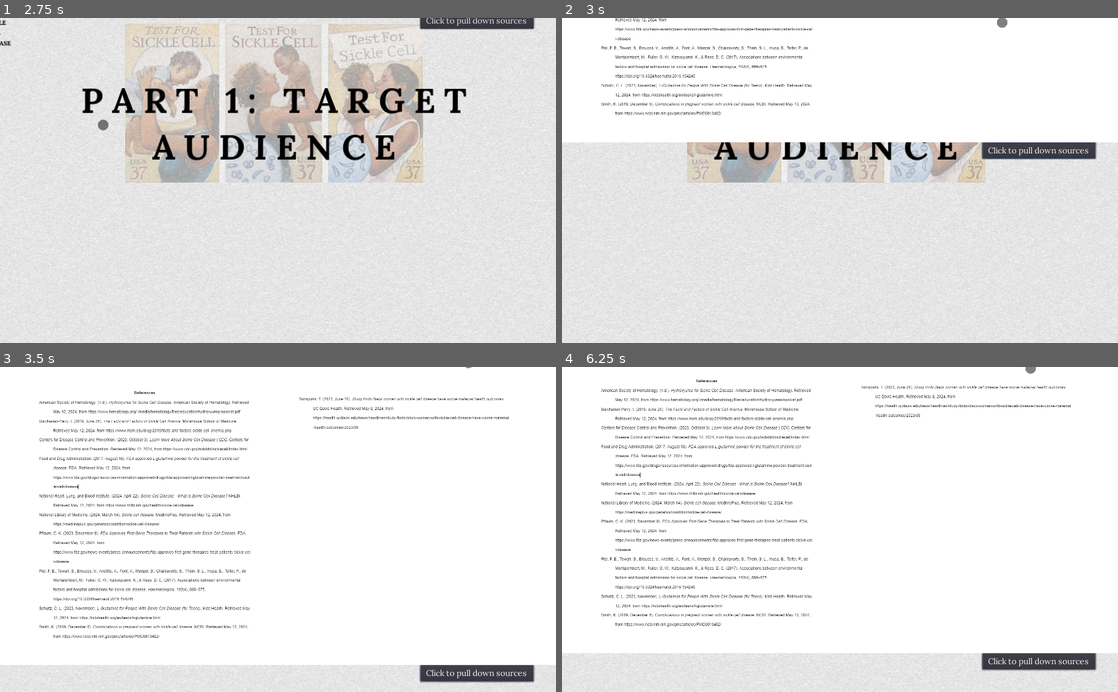
Above: before the commit, frames 1-4 (two rows, left to right).
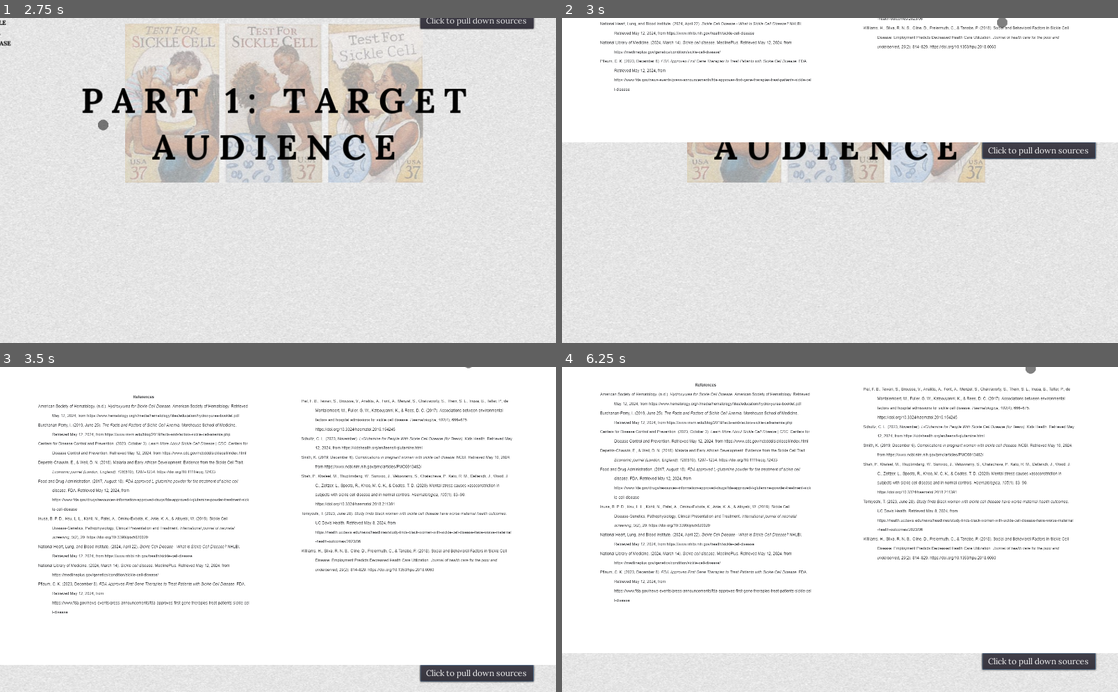
Above: after the commit, the same moments.

Repository: pengink/SCDPresentation
Game: Godot game, scene res://Main.tscn
The game is run twice, just before and just after one commit, with the same random seed, the same clock (stepped at 60 frames per second) and the same inputs.
Inputs (mouse positions are in pixels of both pictures, inside the frame that each line leads up to):
- Up to frame 1 (2.75 s): tap Enter at 0.5 s; move the mouse to (250, 245) at 0.52 s; press the mouse at (250, 245) at 0.53 s; move the mouse to (444, 229) at 1.27 s; release the mouse at (444, 229) at 1.28 s; click (444, 229) at 1.35 s; move the mouse to (111, 131) at 2.02 s; hold Mouse wheel down (scroll_down) from 2.03 s (still down); click (111, 131) at 2.3 s
- Up to frame 2 (3 s): release Mouse wheel down (scroll_down) at 2.75 s; click "Click to pull down sources" at 2.75 s
- Up to frame 3 (3.5 s): no input
- Up to frame 4 (6.25 s): click "Click to pull down sources" at 3.5 s; click "Click to pull up sources" at 4.25 s; click "Click to pull up sources" at 5 s; click "Click to pull down sources" at 5.75 s

Frame 1 is identical in both runs. In frame 2, 3.1% of the frame differs, in the area x 6-92%, y 0-31%; in frame 3, 11%; in frame 4, 11%, in the area x 6-93%, y 3-80%.

Commit message:
citations fixed

Diff:
--- a/GUI.tscn
+++ b/GUI.tscn
@@ -1613,7 +1613,6 @@
 
 [node name="GUI" type="CanvasLayer"]
 script = ExtResource( 2 )
-can_scroll = true
 
 [node name="AnimationPlayer" type="AnimationPlayer" parent="."]
 root_node = NodePath("../StartUp")
@@ -1830,10 +1829,6 @@
 rect_scale = Vector2( 0.25, 0.25 )
 texture = ExtResource( 15 )
 
-[node name="CitationsPage" type="Control" parent="."]
-margin_right = 1024.0
-margin_bottom = 580.0
-
 [node name="Continue" type="Label" parent="."]
 visible = false
 modulate = Color( 0, 0, 0, 1 )
@@ -2028,8 +2023,9 @@
 mouse_filter = 1
 
 [node name="Citations" type="Control" parent="Tips"]
+margin_top = -35.0
 margin_right = 40.0
-margin_bottom = 39.9998
+margin_bottom = 4.99982
 
 [node name="Button" type="Button" parent="Tips/Citations"]
 anchor_left = 0.5
@@ -2067,79 +2063,107 @@
 [node name="Panel" type="Panel" parent="Tips/Citations/Panel"]
 modulate = Color( 0, 0, 0, 0 )
 margin_left = 68.0
-margin_top = 61.0
+margin_top = 68.0
 margin_right = 461.0
-margin_bottom = 88.0
+margin_bottom = 95.0
 
 [node name="Panel2" type="Panel" parent="Tips/Citations/Panel"]
 modulate = Color( 0, 0, 0, 0 )
 margin_left = 69.0
-margin_top = 96.0
+margin_top = 101.0
 margin_right = 439.0
-margin_bottom = 123.0
+margin_bottom = 130.0
 
 [node name="Panel3" type="Panel" parent="Tips/Citations/Panel"]
 modulate = Color( 0, 0, 0, 0 )
 margin_left = 70.0
-margin_top = 130.0
+margin_top = 137.0
 margin_right = 461.0
-margin_bottom = 157.0
+margin_bottom = 165.0
 
 [node name="Panel4" type="Panel" parent="Tips/Citations/Panel"]
 modulate = Color( 0, 0, 0, 0 )
 margin_left = 69.0
-margin_top = 164.0
+margin_top = 169.0
 margin_right = 461.0
-margin_bottom = 226.0
+margin_bottom = 199.0
 
 [node name="Panel5" type="Panel" parent="Tips/Citations/Panel"]
 modulate = Color( 0, 0, 0, 0 )
 margin_left = 69.0
-margin_top = 234.0
+margin_top = 207.0
 margin_right = 461.0
-margin_bottom = 261.0
+margin_bottom = 270.0
 
 [node name="Panel6" type="Panel" parent="Tips/Citations/Panel"]
 modulate = Color( 0, 0, 0, 0 )
 margin_left = 70.0
-margin_top = 268.0
-margin_right = 427.0
-margin_bottom = 295.0
+margin_top = 275.0
+margin_right = 435.0
+margin_bottom = 320.0
 
 [node name="Panel7" type="Panel" parent="Tips/Citations/Panel"]
 modulate = Color( 0, 0, 0, 0 )
 margin_left = 71.0
-margin_top = 303.0
+margin_top = 326.0
 margin_right = 454.0
-margin_bottom = 364.0
+margin_bottom = 354.0
 
 [node name="Panel8" type="Panel" parent="Tips/Citations/Panel"]
 modulate = Color( 0, 0, 0, 0 )
 margin_left = 71.0
-margin_top = 373.0
+margin_top = 364.0
 margin_right = 455.0
-margin_bottom = 433.0
+margin_bottom = 390.0
 
 [node name="Panel9" type="Panel" parent="Tips/Citations/Panel"]
 modulate = Color( 0, 0, 0, 0 )
 margin_left = 71.0
-margin_top = 440.0
+margin_top = 394.0
 margin_right = 455.0
-margin_bottom = 468.0
+margin_bottom = 459.0
 
 [node name="Panel10" type="Panel" parent="Tips/Citations/Panel"]
 modulate = Color( 0, 0, 0, 0 )
-margin_left = 71.0
-margin_top = 475.0
-margin_right = 459.0
-margin_bottom = 502.0
+margin_left = 554.0
+margin_top = 59.0
+margin_right = 939.0
+margin_bottom = 121.0
 
 [node name="Panel11" type="Panel" parent="Tips/Citations/Panel"]
 modulate = Color( 0, 0, 0, 0 )
 margin_left = 549.0
-margin_top = 54.0
+margin_top = 128.0
 margin_right = 948.0
-margin_bottom = 122.0
+margin_bottom = 154.0
+
+[node name="Panel12" type="Panel" parent="Tips/Citations/Panel"]
+modulate = Color( 0, 0, 0, 0 )
+margin_left = 549.0
+margin_top = 161.0
+margin_right = 948.0
+margin_bottom = 190.0
+
+[node name="Panel13" type="Panel" parent="Tips/Citations/Panel"]
+modulate = Color( 0, 0, 0, 0 )
+margin_left = 549.0
+margin_top = 196.0
+margin_right = 948.0
+margin_bottom = 259.0
+
+[node name="Panel14" type="Panel" parent="Tips/Citations/Panel"]
+modulate = Color( 0, 0, 0, 0 )
+margin_left = 549.0
+margin_top = 264.0
+margin_right = 948.0
+margin_bottom = 327.0
+
+[node name="Panel15" type="Panel" parent="Tips/Citations/Panel"]
+modulate = Color( 0, 0, 0, 0 )
+margin_left = 549.0
+margin_top = 336.0
+margin_right = 948.0
+margin_bottom = 379.0
 
 [node name="Label" type="Label" parent="Tips"]
 visible = false
@@ -2217,3 +2241,11 @@
 [connection signal="mouse_exited" from="Tips/Citations/Panel/Panel10" to="Tips" method="_on_Panel_mouse_exited"]
 [connection signal="mouse_entered" from="Tips/Citations/Panel/Panel11" to="Tips" method="Citations_10"]
 [connection signal="mouse_exited" from="Tips/Citations/Panel/Panel11" to="Tips" method="_on_Panel_mouse_exited"]
+[connection signal="mouse_entered" from="Tips/Citations/Panel/Panel12" to="Tips" method="Citations_11"]
+[connection signal="mouse_exited" from="Tips/Citations/Panel/Panel12" to="Tips" method="_on_Panel_mouse_exited"]
+[connection signal="mouse_entered" from="Tips/Citations/Panel/Panel13" to="Tips" method="Citations_12"]
+[connection signal="mouse_exited" from="Tips/Citations/Panel/Panel13" to="Tips" method="_on_Panel_mouse_exited"]
+[connection signal="mouse_entered" from="Tips/Citations/Panel/Panel14" to="Tips" method="Citations_13"]
+[connection signal="mouse_exited" from="Tips/Citations/Panel/Panel14" to="Tips" method="_on_Panel_mouse_exited"]
+[connection signal="mouse_entered" from="Tips/Citations/Panel/Panel15" to="Tips" method="Citations_14"]
+[connection signal="mouse_exited" from="Tips/Citations/Panel/Panel15" to="Tips" method="_on_Panel_mouse_exited"]
--- a/script/Tips.gd
+++ b/script/Tips.gd
@@ -48,27 +48,35 @@
 				14:
 					OS.shell_open("https://www.fda.gov/drugs/resources-information-approved-drugs/fda-approved-l-glutamine-powder-treatment-sickle-cell-disease")
 				16:
-					OS.shell_open("https://www.in.gov/health/gnbs/files/con_SCD_ASH_Hydroxyurea.pdf")
+					OS.shell_open("https://www.hematology.org/-/media/hematology/files/education/hydroxyurea-booklet.pdf")
 				17:
 					OS.shell_open("https://www.msm.edu/blog/2019/facts-and-factors-sickle-cell-anemia.php")
 				18:
 					OS.shell_open("https://www.cdc.gov/ncbddd/sicklecell/index.html")
 				19:
+					OS.shell_open("https://doi.org/10.1111/ecoj.12433")
+				20:
 					OS.shell_open("https://www.fda.gov/drugs/resources-information-approved-drugs/fda-approved-l-glutamine-powder-treatment-sickle-cell-disease")
-				20:
+				21:
+					OS.shell_open("https://doi.org/10.3390/ijns5020020")
+				22:
 					OS.shell_open("https://www.nhlbi.nih.gov/health/sickle-cell-disease")
-				21:
+				23:
 					OS.shell_open("https://medlineplus.gov/genetics/condition/sickle-cell-disease/")
-				22:
+				24:
 					OS.shell_open("https://www.fda.gov/news-events/press-announcements/fda-approves-first-gene-therapies-treat-patients-sickle-cell-disease")
-				23:
+				25:
 					OS.shell_open("https://doi.org/10.3324/haematol.2016.154245")
-				24:
+				26:
 					OS.shell_open("https://kidshealth.org/en/teens/l-glutamine.html")
-				25:
+				27:
 					OS.shell_open("https://www.ncbi.nlm.nih.gov/pmc/articles/PMC6913482/")
-				26:
+				28:
+					OS.shell_open("https://doi.org/10.3324/haematol.2018.211391")
+				29:
 					OS.shell_open("https://health.ucdavis.edu/news/headlines/study-finds-black-women-with-sickle-cell-disease-have-worse-maternal-health-outcomes/2023/06")
+				30:
+					OS.shell_open("https://doi.org/10.1353/hpu.2018.0060")
 
 func _on_Panel_mouse_exited():
 	on_desc = 0
@@ -189,3 +197,19 @@
 func Citations_10():
 	on_desc = 26
 	$AnimationPlayer.play("Popup")
+
+func Citations_11():
+	on_desc = 27
+	$AnimationPlayer.play("Popup")
+
+func Citations_12():
+	on_desc = 28
+	$AnimationPlayer.play("Popup")
+
+func Citations_13():
+	on_desc = 29
+	$AnimationPlayer.play("Popup")
+
+func Citations_14():
+	on_desc = 30
+	$AnimationPlayer.play("Popup")
Binary file changed: textures/reference1.png
Binary file changed: textures/references0.png
Not shown, changed: index.html
Not shown, changed: index.pck
